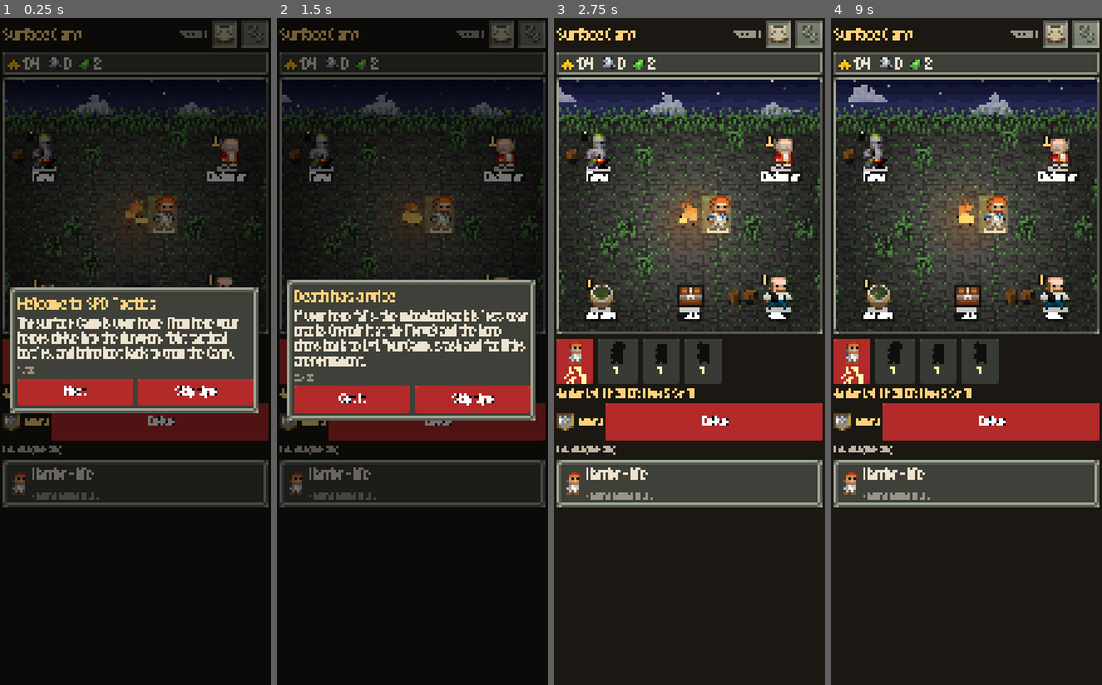
Above: before the commit, frames 1-4 (left to right).
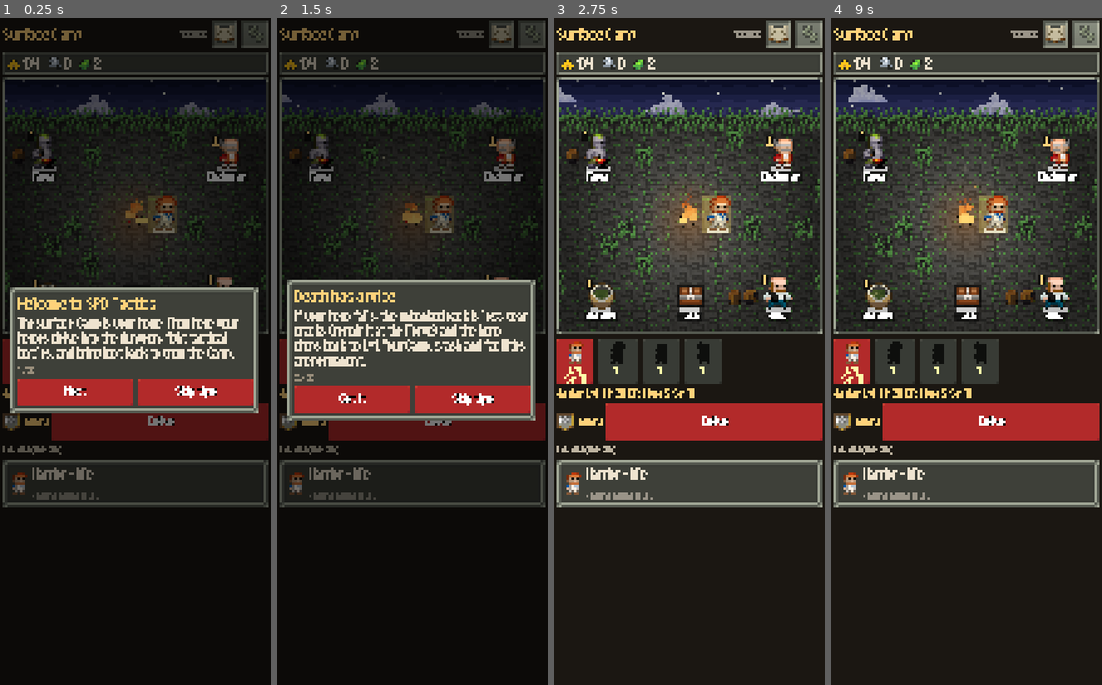
Above: after the commit, the same moments.

Repository: DaltonGoesFast/Idle-Pixel-Dungeon
Game: Godot game, scene res://scenes/main.tscn
Same seed, same stepped clock (60 frames per second), same inputs: the game is played once before the commit and once after it.
Inputs (mouse positions are in pixels of both pictures, inside the frame that each line leads up to):
- Up to frame 1 (0.25 s): no input
- Up to frame 2 (1.5 s): click "Next" at 0.5 s; click "Next" at 1.25 s
- Up to frame 3 (2.75 s): click "Skip tips" at 2 s
- Up to frame 4 (9 s): click (1055, 31) at 2.75 s; click "Lv1 Str 10" at 3.5 s; click "Delve" at 4.25 s; click "Milestones" at 5 s; click "Progress" at 5.75 s; click "Progress" at 6.5 s; click "Codex" at 7.25 s; click "Codex" at 8 s; click (1085, 31) at 8.75 s

The runs differ from the first frame. In frame 1, less than 0.1% of the frame differs, in the area x 67-77%, y 1-3%; in frame 2, less than 0.1%; in frame 3, less than 0.1%; in frame 4, less than 0.1%.

Commit message:
Cut v0.50.2 so the supply buy button, mid-fight Passage, and tighter Forge windows can ship.
Co-authored-by: Cursor <cursoragent@cursor.com>

Diff:
--- a/project.godot
+++ b/project.godot
@@ -11,7 +11,7 @@
 [application]
 
 config/name="SPD Tactics"
-config/version="0.50.1"
+config/version="0.50.2"
 run/main_scene="res://scenes/main.tscn"
 config/features=PackedStringArray("4.7", "GL Compatibility")
 config/icon="res://icon.png"
Not shown, changed: export_presets.cfg
Not shown, changed: docs/CHANGELOG.md
